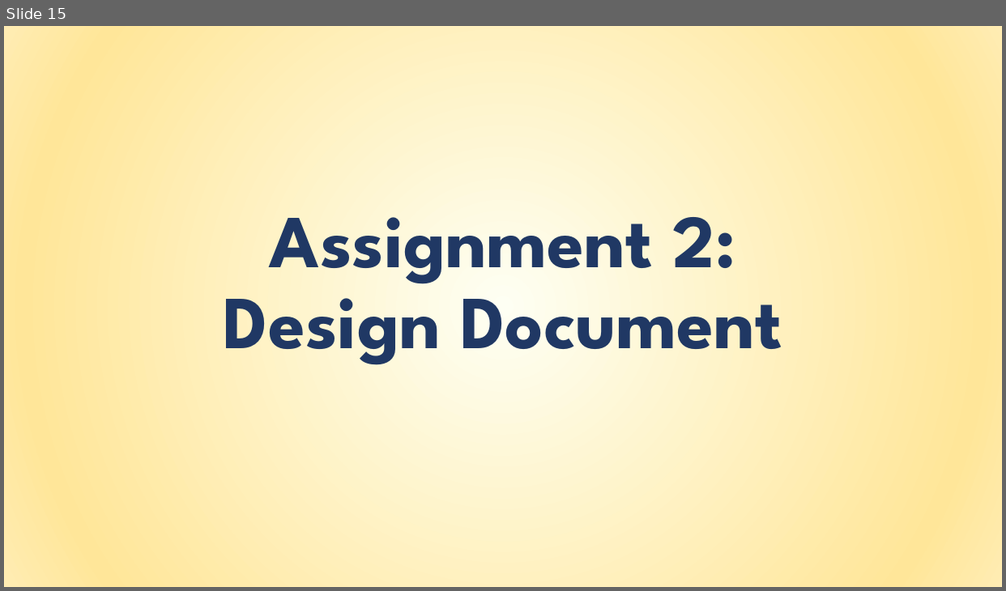
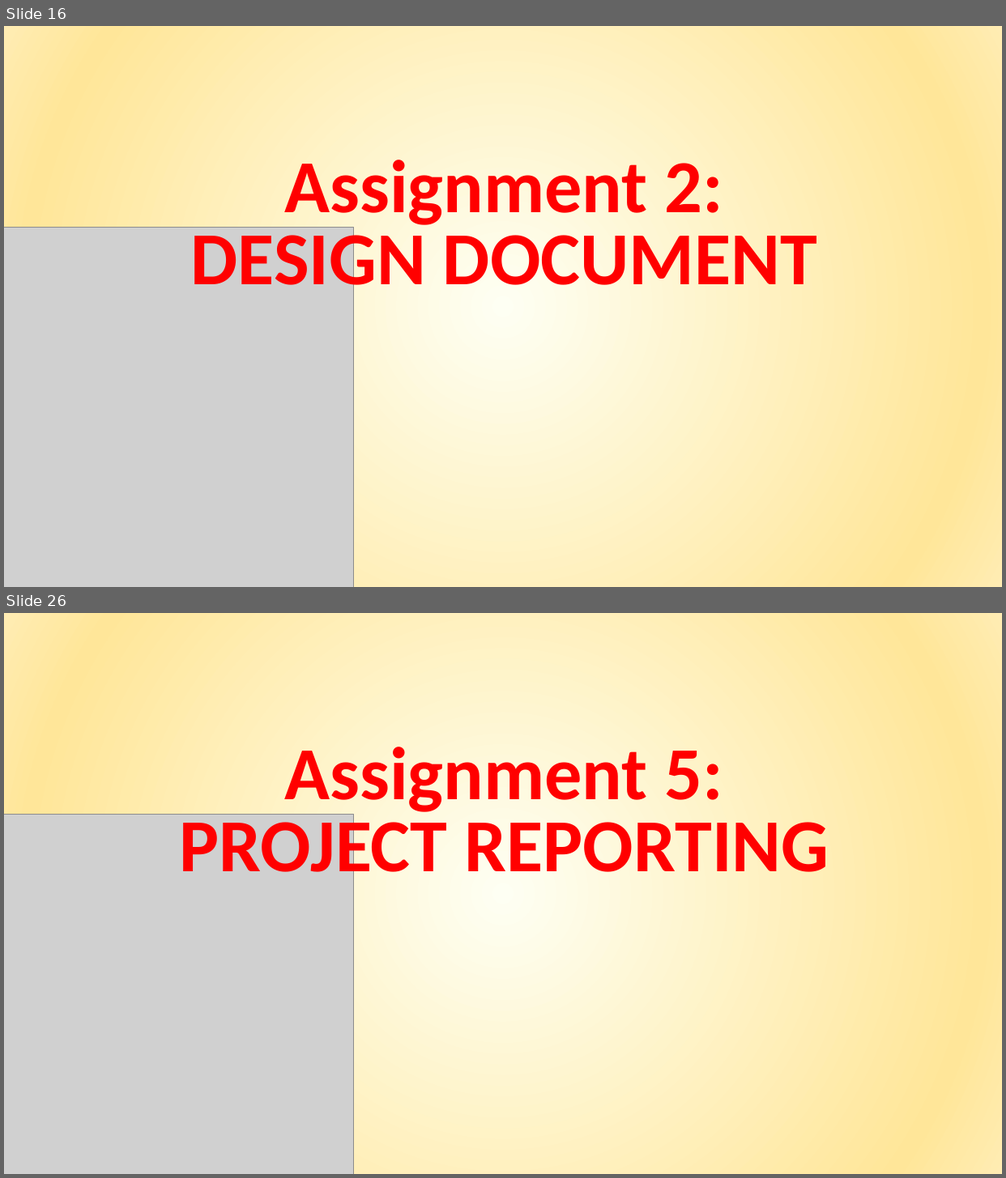
Before and after one commit to giuseppemanzi/manzinicolini, a slide deck: All/final presentation/Final presentation.pptx. Shown one above the other, each under a label of ours: slide 15 before the commit, slides 16 and 26 after it; the slides between them are not shown. The pictures are 1006x591 and 1006x1178 pixels, drawn with LibreOffice and Linux fonts; fonts in the diff are those of the drawing; grey boxes stand for pictures. Boxes give left, top, right and bottom in pixels: in the first picture for what was removed or moved away, otherwise in the second. Text is boxed around its words. In the diff, an @@ line names an element or a change of style, - is before the commit and + after.

```diff
--- a/All/final presentation/Final presentation.pptx
+++ b/All/final presentation/Final presentation.pptx
@@ slide 26 added at (4, 613, 1002, 1174), background gradient #FEFFF3 to #FFE699 to #FFECB2 @@
@@ text added at (180, 747, 829, 889), 72 pt, text gradient #A51502 to #FF0000 to #DE918F, bold @@
+Assignment 5:
+PROJECT REPORTING
@@ picture added at (4, 815, 354, 1174) @@
@@ what was slide 15 is now slide 16 @@
@@ slide 16 changed as well @@
@@ text at (191, 160, 817, 302): text changed; font League Spartan to Calibri; text colour #203864 to gradient #A51502 to #FF0000 to #DE918F @@
-Assignment 2:
-Design Document
+Assignment 2:
+DESIGN DOCUMENT
@@ picture added at (4, 228, 354, 587) @@
```
Also in this commit, not shown: 16 other slides changed, 11 other slides added, 6 slides removed, 10 other files.
